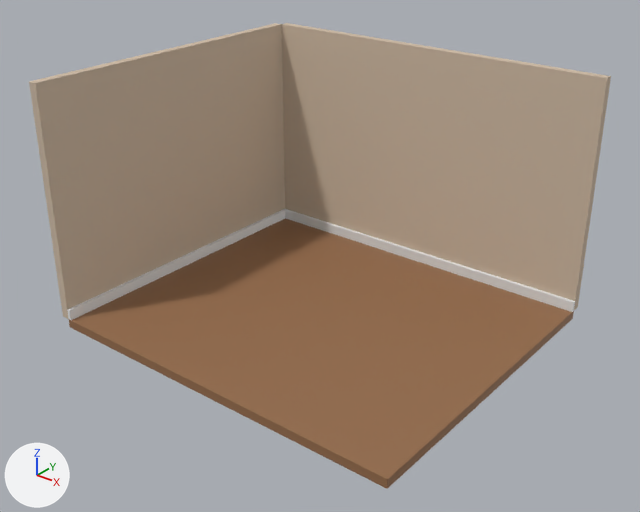
An edit to the Blender file Blender/Cozy Computer Room/cozy-computer-room.blend, drawn before and after from the same camera.
Rendered twice from a 50 mm camera at (5.26, -6.64, 4.82) aimed at (0.07, -0.14, 0.79). Lighting does not change. The marker at lower left points along +X, +Y and +Z. The picture after the commit comes second.

Names of what the first picture shows: 'Room_BackWall', 'Room_BaseboardBack', 'Room_BaseboardLeft', 'Room_Floor', 'Room_LeftWall'.
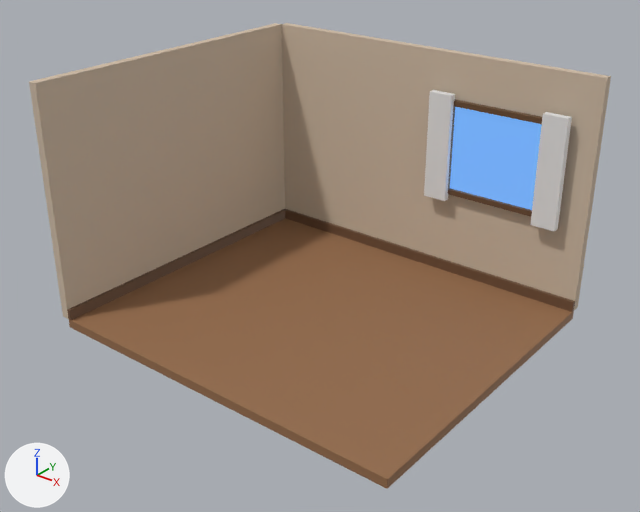
Pixel boxes [x1, y1, x2, y2] of what changed, in the pictures (640 x 512 px):
'Window_Glass', added: after [450, 107, 542, 210]
'Curtain_Right', added: after [530, 112, 572, 231]
'Room_BaseboardBack', recoloured: [283, 209, 575, 312] in both
'Curtain_Left', added: after [424, 90, 455, 201]
'Room_BaseboardLeft', recoloured: [67, 210, 285, 320] in both
'Window_Frame_Top', added (brown): after [453, 99, 542, 124]
'Window_Frame_Bottom', added (brown): after [448, 188, 532, 217]
'Window_Frame_Left', added (mostly hidden): after [448, 107, 455, 189]

The change, as a diff of the scene's bpy script:
```diff
--- a/Blender/Cozy Computer Room/cozy-computer-room.blend.py
+++ b/Blender/Cozy Computer Room/cozy-computer-room.blend.py
@@ me_room_baseboardback_mesh @@
 me_room_baseboardback_mesh.from_pydata(...)  # 8 vertices, 6 faces; spans x -1.0..1.0, y -1.0..1.0, z -1.0..1.0
+me_room_baseboardback_mesh.materials.append(mat_wood_trim_material)  # brown #6f5038
@@ me_room_baseboardleft_mesh @@
 me_room_baseboardleft_mesh.from_pydata(...)  # 8 vertices, 6 faces; spans x -1.0..1.0, y -1.0..1.0, z -1.0..1.0
+me_room_baseboardleft_mesh.materials.append(mat_wood_trim_material)  # brown #6f5038
@@ ob_curtain_right @@
+ob_curtain_right = bpy.data.objects.new('Curtain_Right', me_curtain_right_mesh)  # a box spanning x -1.0..1.0, y -1.0..1.0, z -1.0..1.0
+ob_curtain_right.location = (1.68, 1.7, 1.55)
+ob_curtain_right.scale = (0.14, 0.04, 0.62)
@@ ob_curtain_left @@
+ob_curtain_left = bpy.data.objects.new('Curtain_Left', me_curtain_left_mesh)  # a box spanning x -1.0..1.0, y -1.0..1.0, z -1.0..1.0
+ob_curtain_left.location = (0.32, 1.7, 1.55)
+ob_curtain_left.scale = (0.14, 0.04, 0.62)
@@ ob_window_frame_left @@
+ob_window_frame_left = bpy.data.objects.new('Window_Frame_Left', me_window_frame_left_mesh)  # a box spanning x -1.0..1.0, y -1.0..1.0, z -1.0..1.0; in mat_frame_wood_material (brown #694b30)
+ob_window_frame_left.location = (0.43, 1.75, 1.55)
+ob_window_frame_left.scale = (0.03, 0.03, 0.53)
@@ ob_window_frame_bottom @@
+ob_window_frame_bottom = bpy.data.objects.new('Window_Frame_Bottom', me_window_frame_bottom_mesh)  # a box spanning x -1.0..1.0, y -1.0..1.0, z -1.0..1.0; in mat_frame_wood_material (brown #694b30)
+ob_window_frame_bottom.location = (1.0, 1.75, 1.03)
+ob_window_frame_bottom.scale = (0.59, 0.03, 0.03)
@@ ob_window_frame_top @@
+ob_window_frame_top = bpy.data.objects.new('Window_Frame_Top', me_window_frame_top_mesh)  # a box spanning x -1.0..1.0, y -1.0..1.0, z -1.0..1.0; in mat_frame_wood_material (brown #694b30)
+ob_window_frame_top.location = (1.0, 1.75, 2.07)
+ob_window_frame_top.scale = (0.59, 0.03, 0.03)
@@ ob_window_glass @@
+ob_window_glass = bpy.data.objects.new('Window_Glass', me_window_glass_mesh)  # a box spanning x -1.0..1.0, y -1.0..1.0, z -1.0..1.0; in mat_window_night_material (dark blue #273f61, glowing blue #5989c4)
+ob_window_glass.location = (1.0, 1.77, 1.55)
+ob_window_glass.scale = (0.55, 0.015, 0.5)
```
